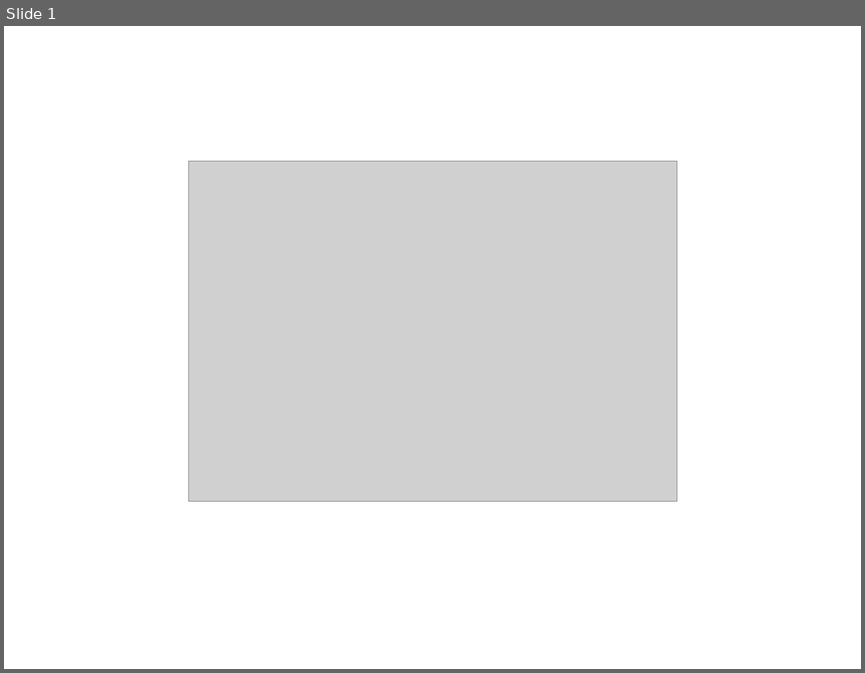
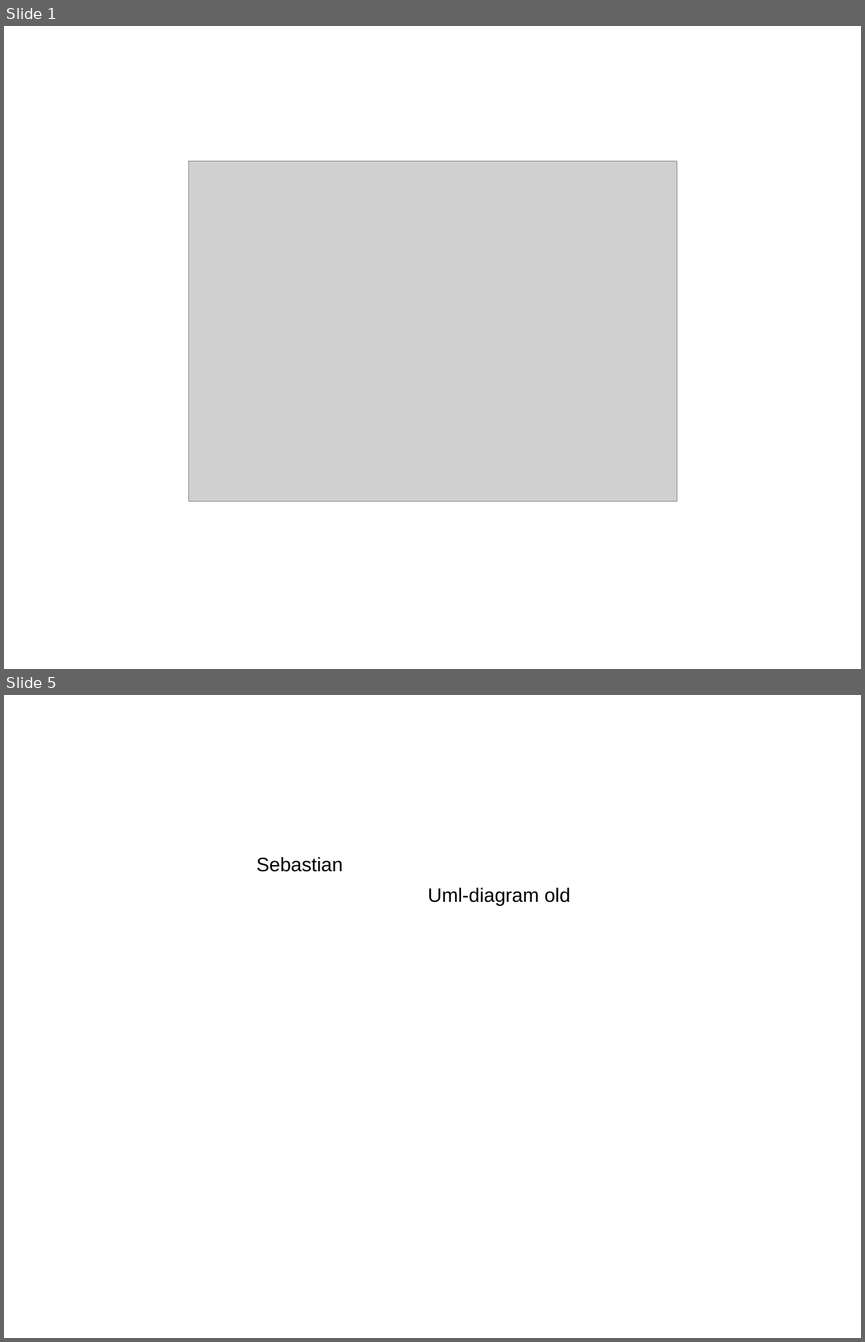
Before and after one commit to Hanicef/teamsassy, a slide deck: documents/Presentation.odp. Shown one above the other, each under a label of ours: slide 1 before the commit, slides 1 and 5 after it; the slides between them are not shown. The pictures are 865x673 and 865x1342 pixels, drawn with LibreOffice and Linux fonts; fonts in the diff are those of the drawing; grey boxes stand for pictures. Boxes give left, top, right and bottom in pixels: in the first picture for what was removed or moved away, otherwise in the second. Text is boxed around its words. In the diff, an @@ line names an element or a change of style, - is before the commit and + after.

```diff
--- a/documents/Presentation.odp
+++ b/documents/Presentation.odp
@@ slide 5 added at bbox=[4, 695, 861, 1338], background #FFFFFF @@
@@ text added at bbox=[256, 857, 343, 872], 18 pt, text #000000 @@
+Sebastian
@@ text added at bbox=[428, 887, 570, 905], 18 pt, text #000000 @@
+Uml-diagram old
```
Also in this commit, not shown: 5 slides changed, 4 other slides added, 2 slides removed.
